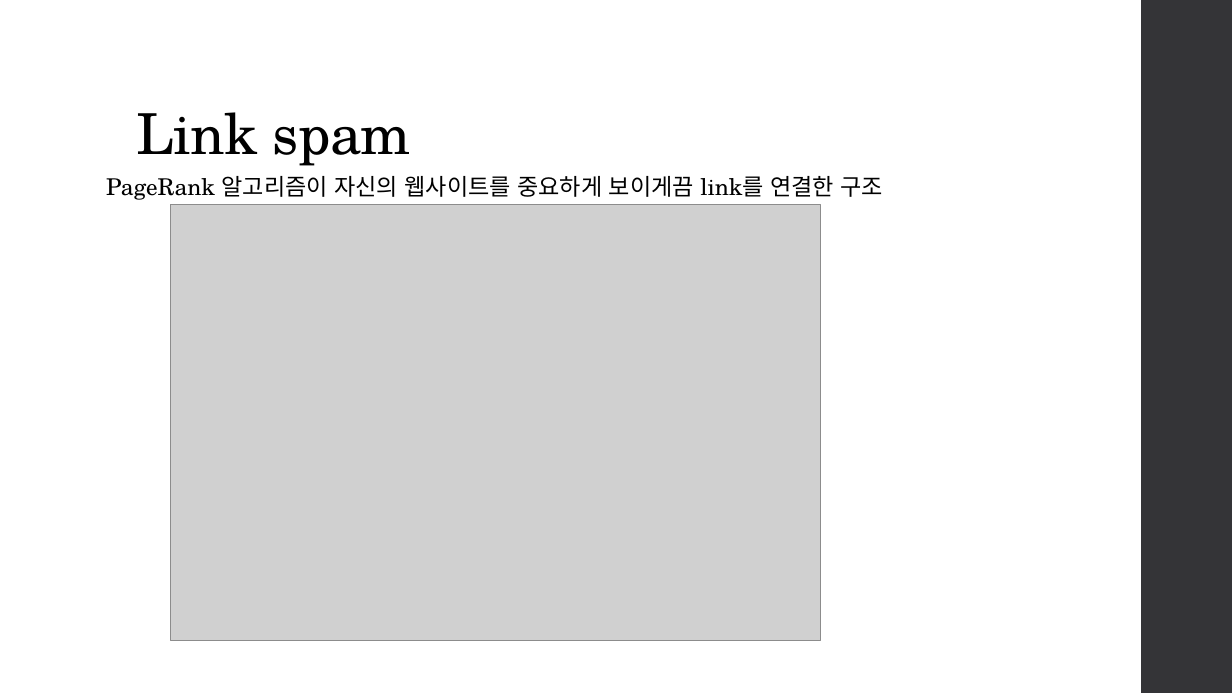
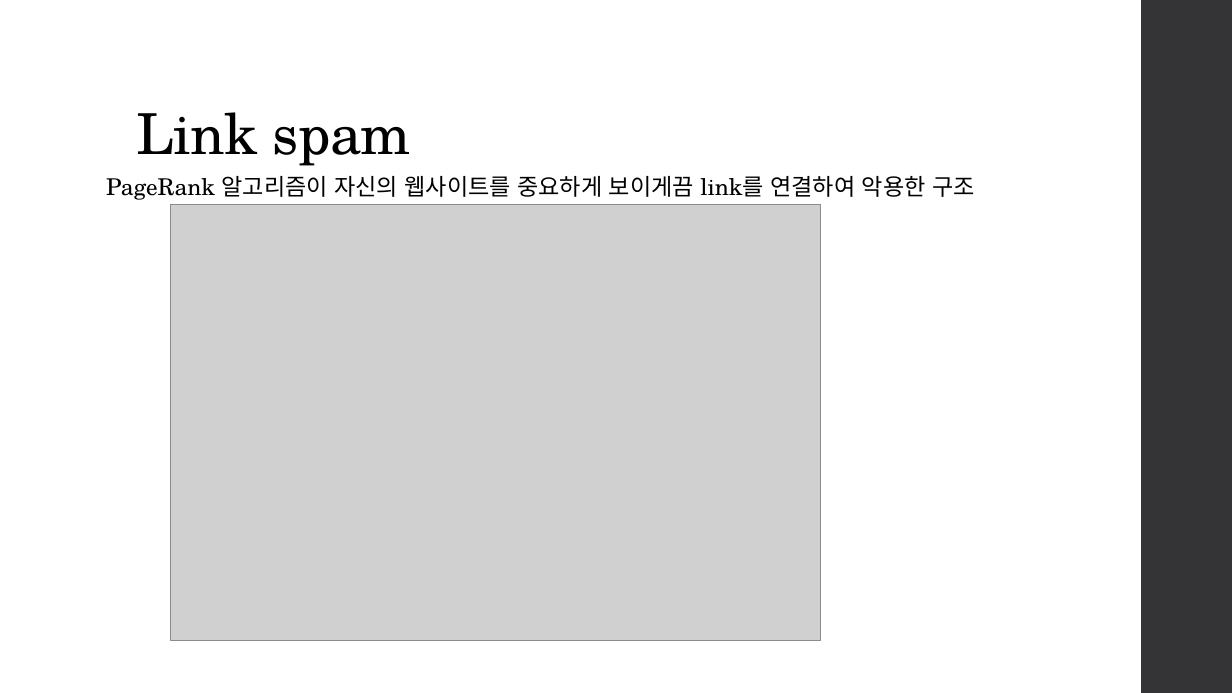
Before and after one commit to team-fairy/JunCheol, a slide deck: slide 15 of Presentation_resource/PageRank.pptm (slide 14 before the commit). Drawn at 1232x693 pixels with LibreOffice and Linux fonts; fonts in the diff are those of the drawing; grey boxes stand for pictures. Boxes give left, top, right and bottom in pixels: in the first picture for what was removed or moved away, otherwise in the second. Text is boxed around its words. In the diff, an @@ line names an element or a change of style, - is before the commit and + after.

```diff
--- a/Presentation_resource/PageRank.pptm
+++ b/Presentation_resource/PageRank.pptm
@@ text at bbox=[106, 176, 975, 200]: text changed @@
-PageRank 알고리즘이 자신의 웹사이트를 중요하게 보이게끔 link를 연결한 구조
+PageRank 알고리즘이 자신의 웹사이트를 중요하게 보이게끔 link를 연결하여 악용한 구조
```
Also in this commit, not shown: 7 other slides changed, 2 slides added.
